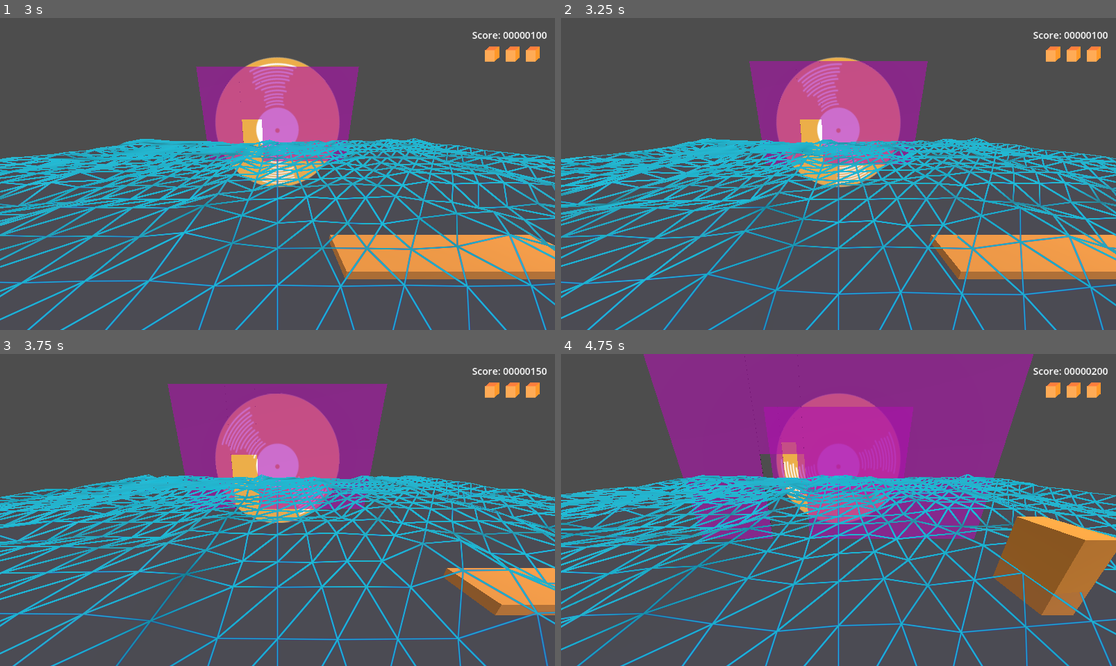
Above: before the commit, frames 1-4 (two rows, left to right).
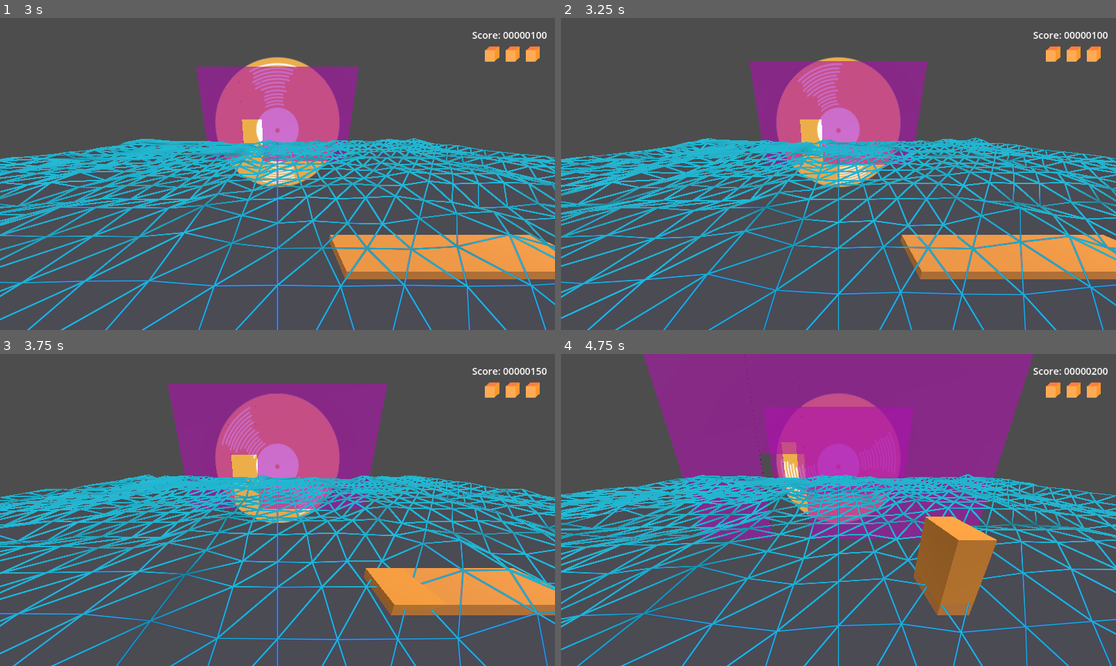
Above: after the commit, the same moments.

Repository: gabriellebrand/Neon-Strech
Game: Godot game, scene res://Scenes/GameLoop.tscn
Same seed, same stepped clock (60 frames per second), same inputs: the game is played once before the commit and once after it.
Inputs:
- Up to frame 1 (3 s): click "PLAY" at 0.5 s; hold D (move_right) 1.28-2.03 s; hold S (stretch_down) 2.03-2.78 s; hold D (move_right) from 2.78 s (still down)
- Up to frame 2 (3.25 s): keep holding D (move_right)
- Up to frame 3 (3.75 s): release D (move_right) at 3.53 s; hold W (stretch_up) from 3.53 s (still down)
- Up to frame 4 (4.75 s): release W (stretch_up) at 4.28 s; hold A (move_left) from 4.28 s (still down)

Frame 1 is identical in both runs. In frame 2, 0.9% of the frame differs, in the area x 61-100%, y 69-84%; in frame 3, 3.0%; in frame 4, 8.1%, in the area x 63-100%, y 52-84%.

Commit message:
limit player movement

Diff:
--- a/GameJam/Scripts/Player.gd
+++ b/GameJam/Scripts/Player.gd
@@ -1,14 +1,20 @@
 extends CharacterBody3D
 
-@export var lives = 3
-@export var invincible = false
+# state
+var lives = 3
+var invincible = false
 
+# signals
 signal state_changed(new_value)
 
-const MOVE_SPEED = 4.0
+# stretching constants
 const STRETCH_BASE_SPEED = 0.07
 const STRETCH_Y_MIN = 0.2
 const STRETCH_Y_MAX = 3.0
+
+# movement constants
+const MOVE_SPEED = 4.0
+const MOVE_MAX_X = 4
 
 func _ready():
     snap_to_ground()
@@ -26,6 +32,7 @@
 
 func move(direction):
     velocity.x = (direction * MOVE_SPEED) if direction else move_toward(velocity.x, 0, MOVE_SPEED)
+    position.x = clamp(position.x, -MOVE_MAX_X, MOVE_MAX_X)
 
 func stretch_y(value):
     var normalized_scale = (scale.y - STRETCH_Y_MIN) / (STRETCH_Y_MAX - STRETCH_Y_MIN)
@@ -38,6 +45,7 @@
 func snap_to_ground():
     position.y = scale.y / 2.0
 
+# called on collision with walls
 func hit():
     if invincible: return
 
